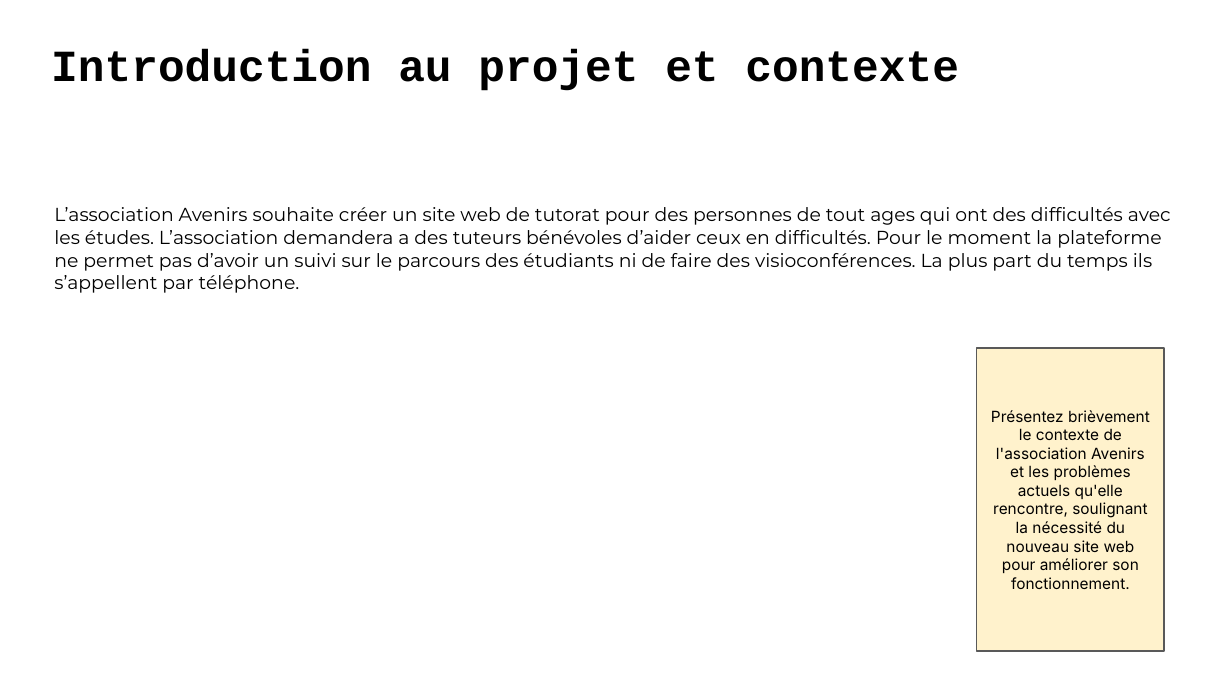
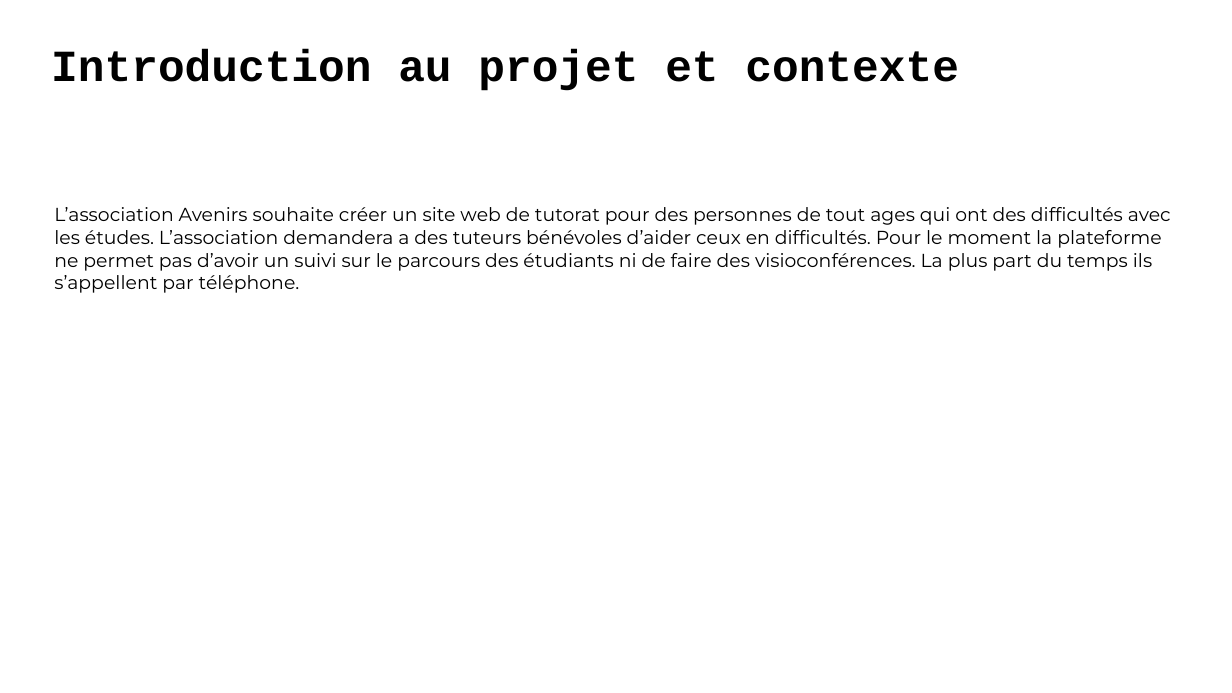
Before and after one commit to LuDetling/Avenirs, a slide deck: slide 3 of Presentation+P9+-+DA+-+Avenirs.odp. Drawn at 1232x693 pixels with LibreOffice and Linux fonts; fonts in the diff are those of the drawing. Boxes give left, top, right and bottom in pixels: in the first picture for what was removed or moved away, otherwise in the second. Text is boxed around its words. In the diff, an @@ line names an element or a change of style, - is before the commit and + after.

```diff
--- a/Presentation+P9+-+DA+-+Avenirs.odp
+++ b/Presentation+P9+-+DA+-+Avenirs.odp
@@ rectangle removed at [977,347,1164,650] @@
-Présentez brièvement le contexte de l'association Avenirs et les problèmes actuels qu'elle rencontre, soulignant la nécessité du nouveau site web pour améliorer son fonctionnement.
```
Also in this commit, not shown: 6 other slides changed, 5 other files.
